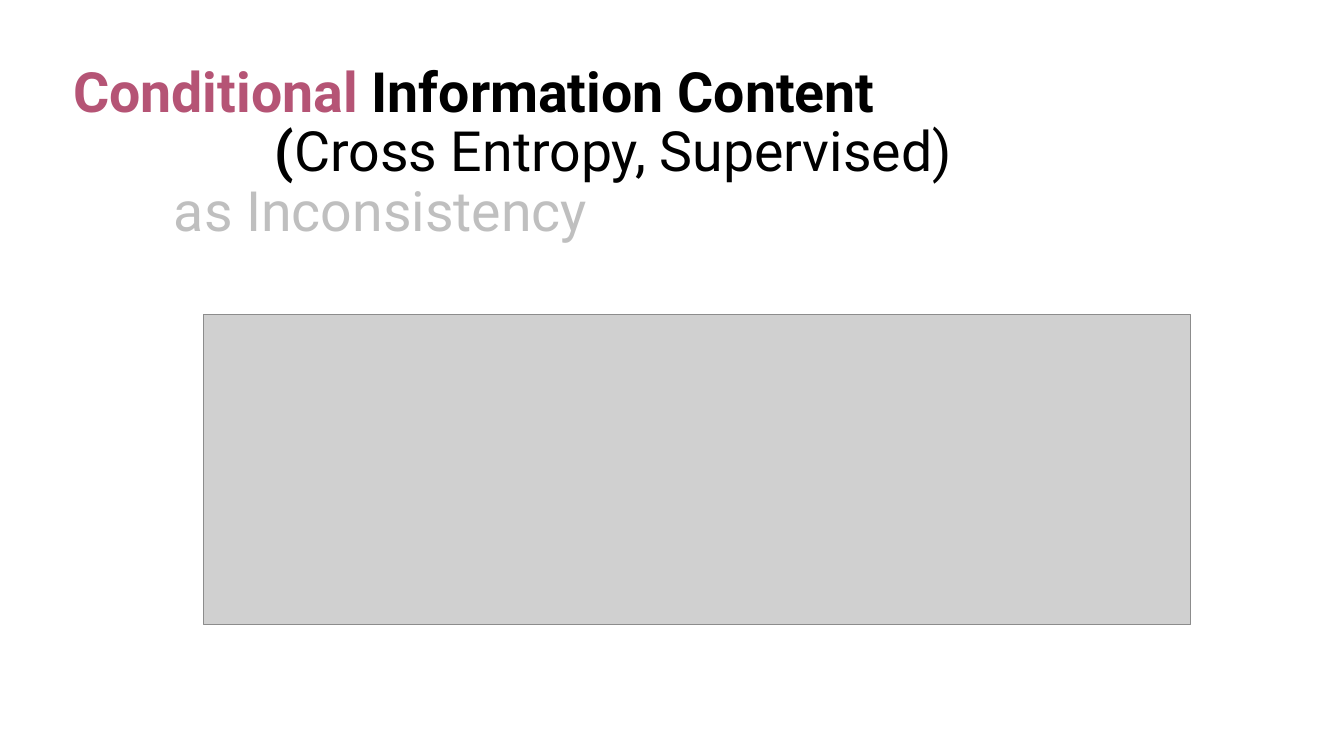
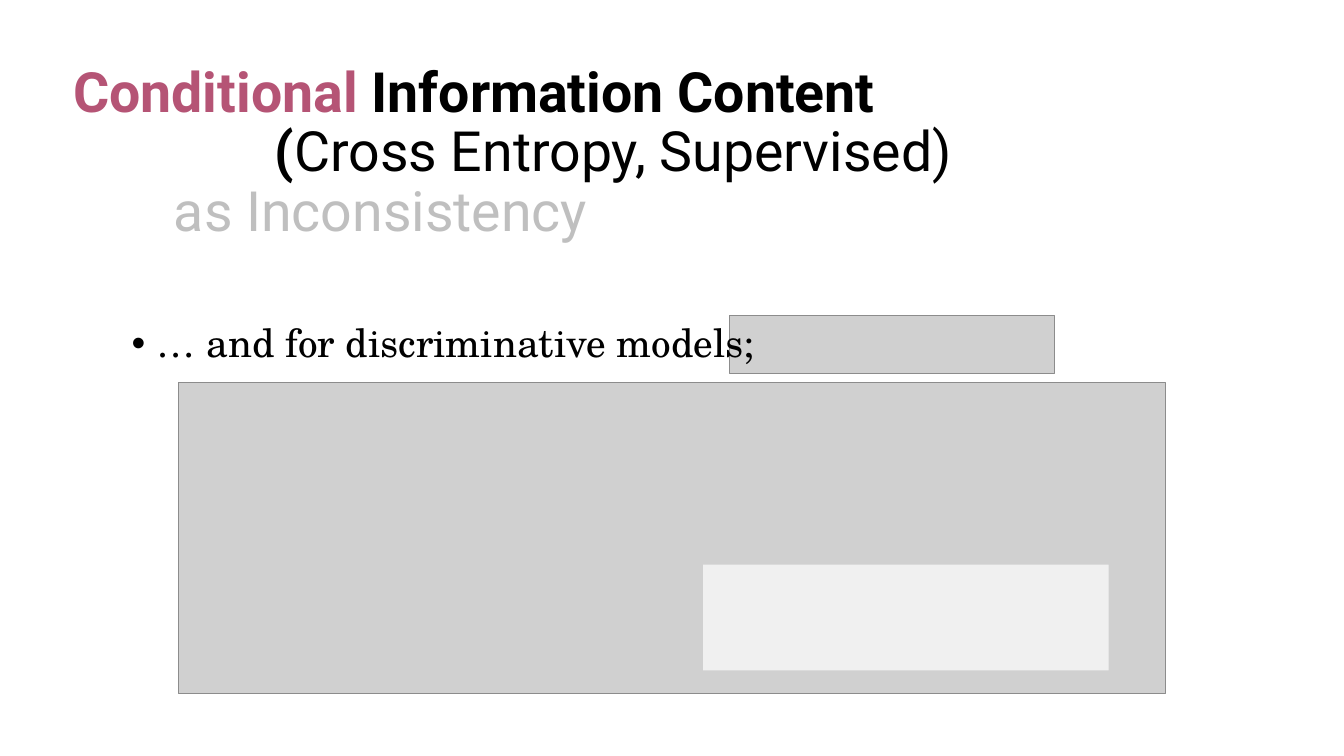
Before and after one commit to orichardson/pdg-expts, a slide deck: slide 11 of present/AISTATS-2022/one-true-loss.pptx (slide 10 before the commit). Drawn at 1344x756 pixels with LibreOffice and Linux fonts; fonts in the diff are those of the drawing; grey boxes stand for pictures. Boxes give left, top, right and bottom in pixels: in the first picture for what was removed or moved away, otherwise in the second. Text is boxed around its words. In the diff, an @@ line names an element or a change of style, - is before the commit and + after.

```diff
--- a/present/AISTATS-2022/one-true-loss.pptx
+++ b/present/AISTATS-2022/one-true-loss.pptx
@@ text added at [207,318,755,370], 28 pt, text #000000 @@
+• … and for discriminative models;
@@ picture added at [729,316,1055,373] @@
@@ picture: place and size @@
-picture at [204,315,1191,625]
+picture at [178,383,1166,694]
@@ rectangle added at [703,565,1109,670], fill #FFFFFF at 70% opacity @@
```
Also in this commit, not shown: 10 other slides changed, 7 slides added, 8 slides removed, 1 other file.
